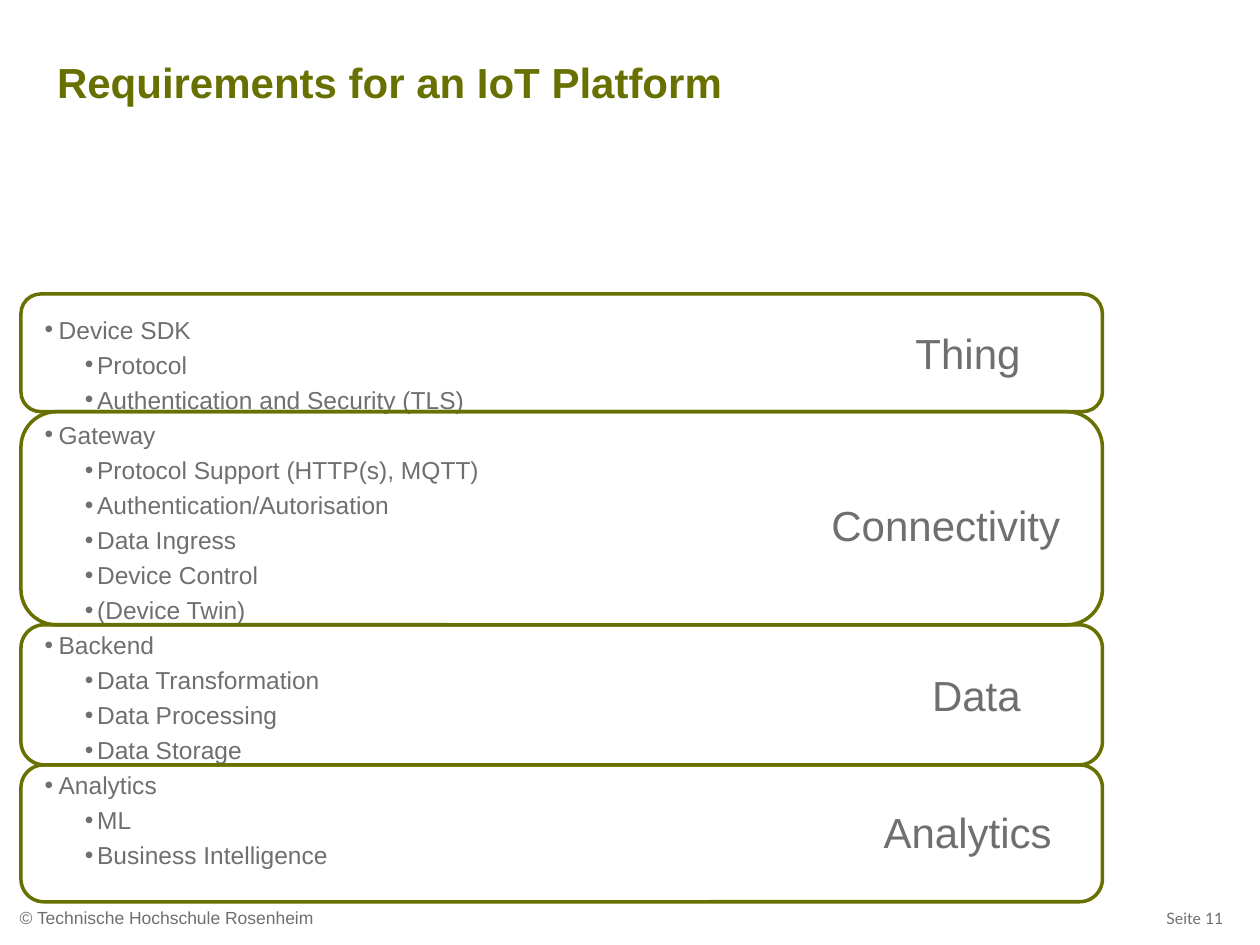
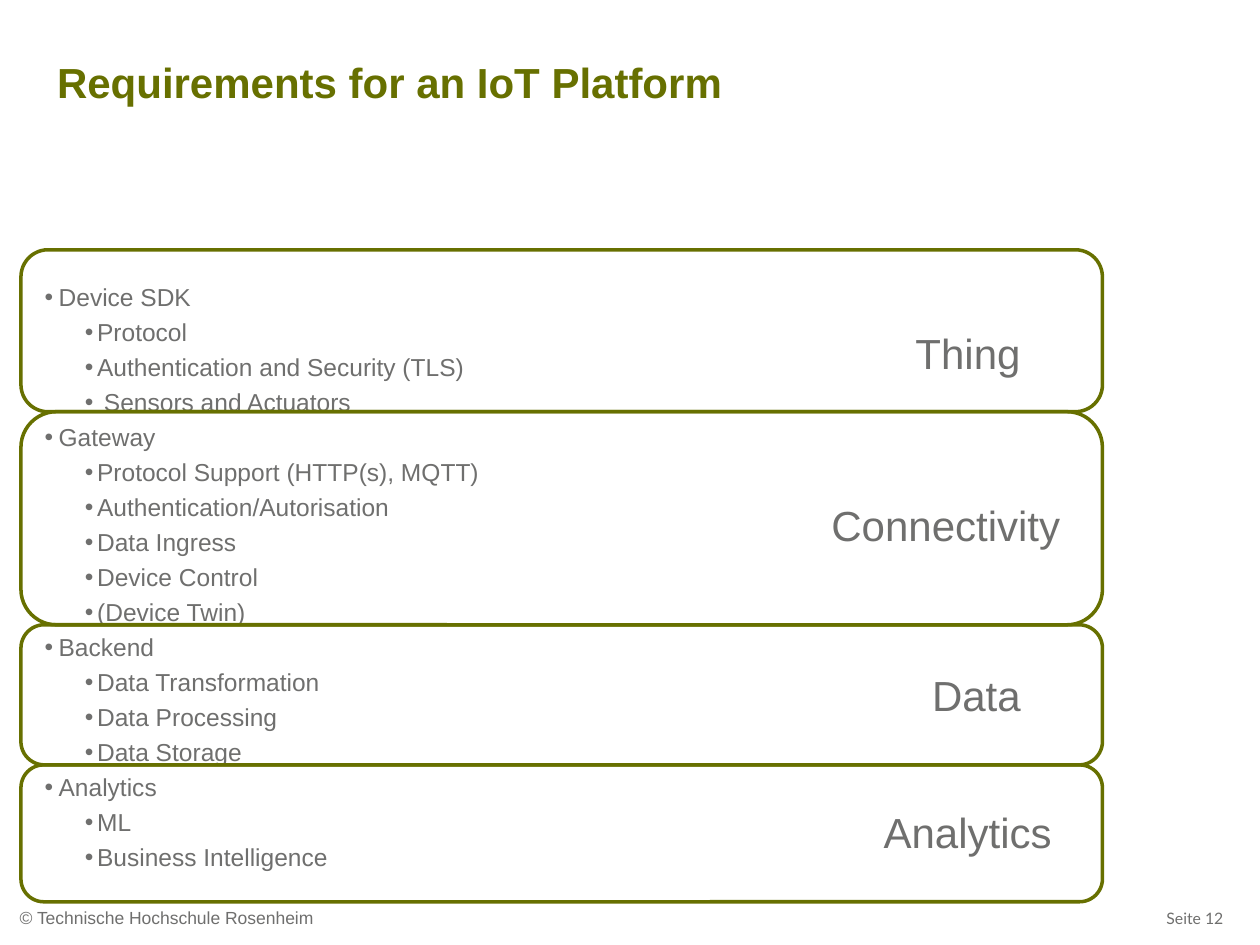
Before and after one commit to ammoza/hsro-inf-iot.github.io, a slide deck: slide 12 of assets/07-vorlesung/07-Vorlesung.pptx (slide 11 before the commit). Drawn at 1260x945 pixels with LibreOffice and Linux fonts; fonts in the diff are those of the drawing; background and template pictures are left out. Boxes give left, top, right and bottom in pixels: in the first picture for what was removed or moved away, otherwise in the second. Text is boxed around its words. In the diff, an @@ line names an element or a change of style, - is before the commit and + after.

Commit message:
Data analysis added

```diff
--- a/assets/07-vorlesung/07-Vorlesung.pptx
+++ b/assets/07-vorlesung/07-Vorlesung.pptx
@@ rounded rectangle: place and size @@
-rounded rectangle at (21, 294, 1102, 411)
+rounded rectangle at (21, 249, 1102, 412)
@@ text "Device SDK": place and size @@
-text "Device SDK" at (59, 321, 479, 829)
+text "Device SDK" at (59, 288, 479, 831)
@@ text at (104, 393, 351, 414): paragraph added @@
+  • Sensors and Actuators
@@ page number at (1166, 912, 1223, 924): text changed @@
-Seite 11
+Seite 12
```
Also in this commit, not shown: 3 other slides changed, 1 slide added, 2 other files.
